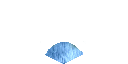
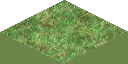
Two versions of the same layered image (128x64). Layer-by-layer changes:
hid "3" over bbox(40, 41, 86, 64)
showed "base", painted on it over bbox(0, 0, 128, 64)
